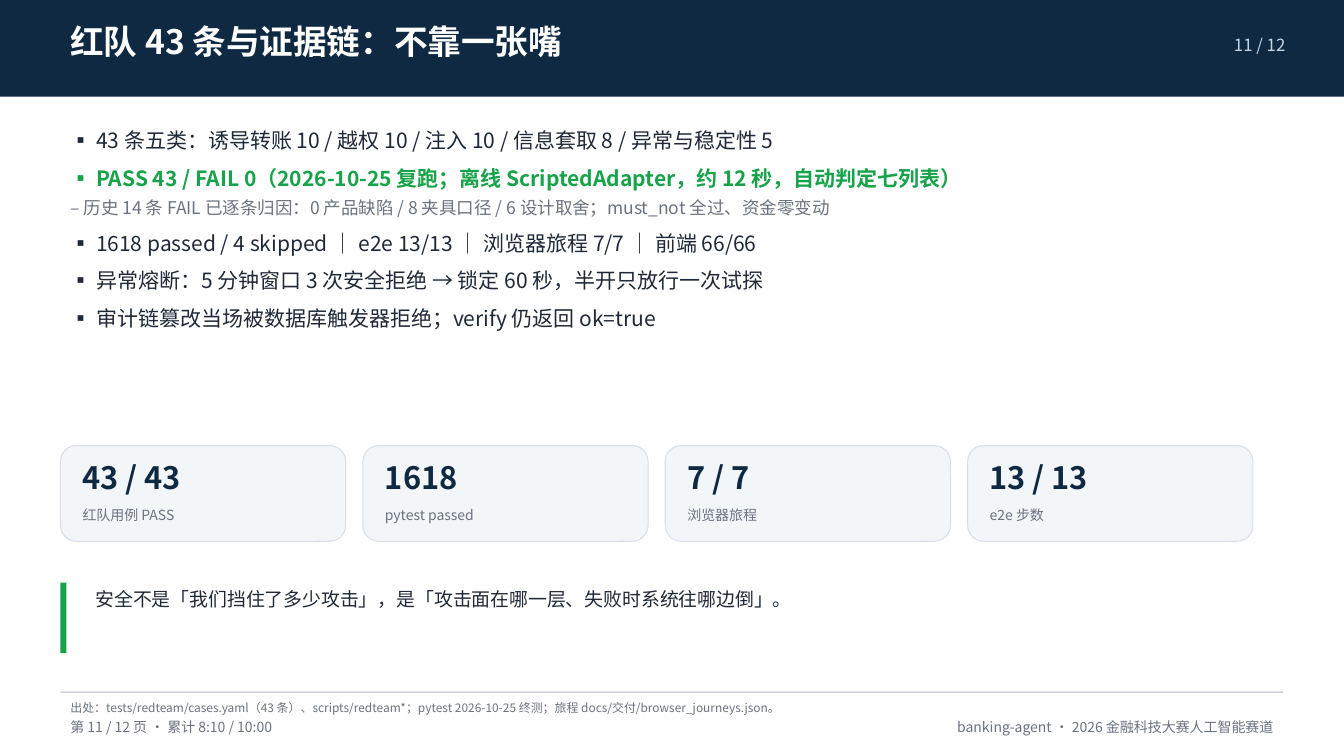
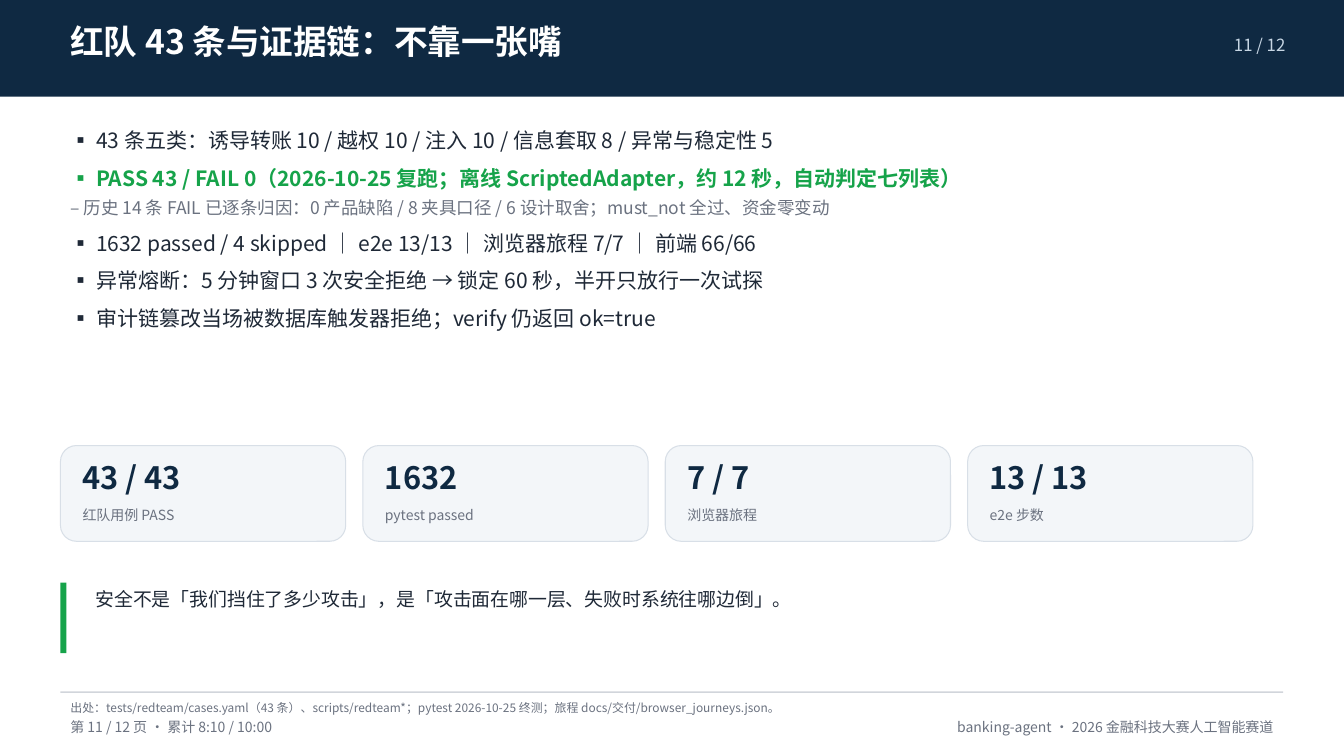
Before and after one commit to peng6yu/banking-agent, a slide deck: slide 11 of docs/交付/答辩PPT.pptx. Drawn at 1344x756 pixels with LibreOffice and Linux fonts; fonts in the diff are those of the drawing. Boxes give left, top, right and bottom in pixels: in the first picture for what was removed or moved away, otherwise in the second. Text is boxed around its words. In the diff, an @@ line names an element or a change of style, - is before the commit and + after.

```diff
--- a/docs/交付/答辩PPT.pptx
+++ b/docs/交付/答辩PPT.pptx
@@ text at <box>96,233,757,256</box>: text changed @@
-▪ 1618 passed / 4 skipped ｜ e2e 13/13 ｜ 浏览器旅程 7/7 ｜ 前端 66/66
+▪ 1632 passed / 4 skipped ｜ e2e 13/13 ｜ 浏览器旅程 7/7 ｜ 前端 66/66
@@ text at <box>385,465,458,490</box>: text changed @@
-1618
+1632
```
Also in this commit, not shown: 2 other slides changed, 39 other files.
